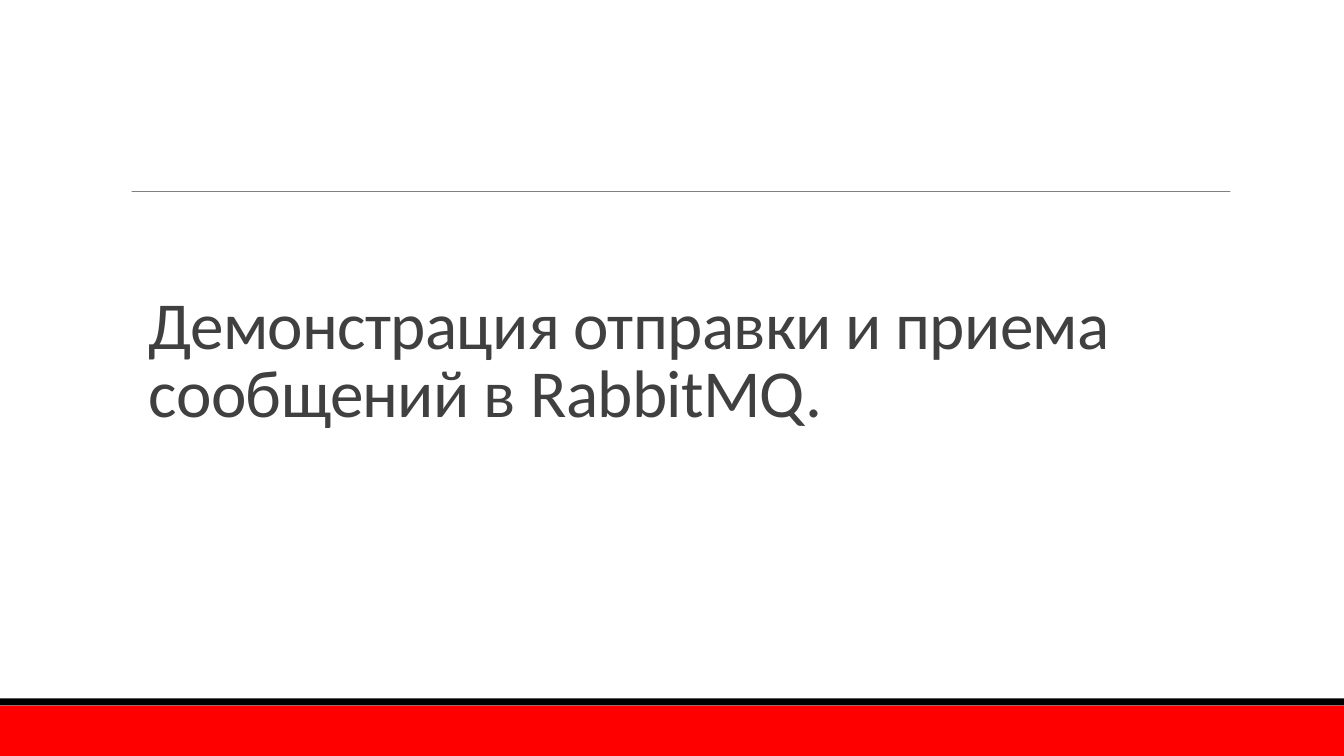
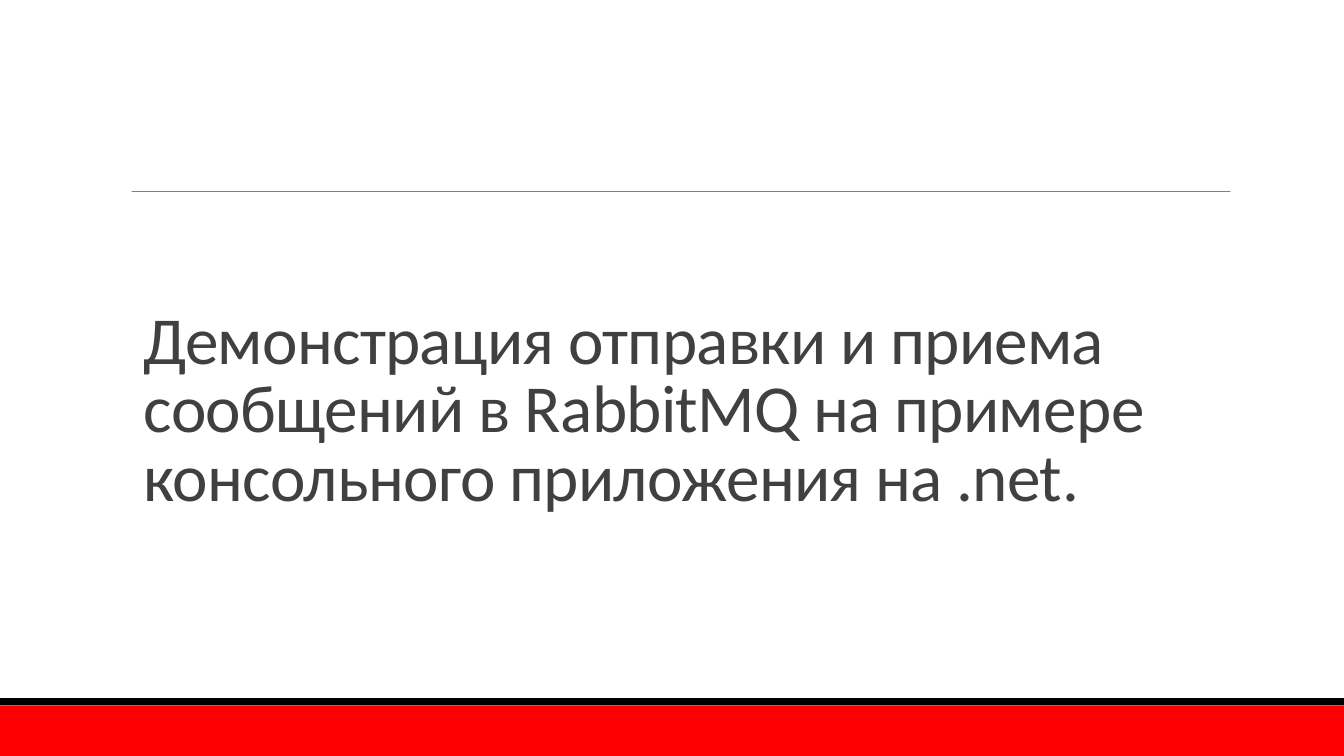
Before and after one commit to TurCons/DisconfRabbitMq, a slide deck: slide 16 of presentation/RabbitMQ.pptx (slide 17 before the commit). Drawn at 1344x756 pixels with LibreOffice and Linux fonts; fonts in the diff are those of the drawing; background and template pictures are left out. Boxes give left, top, right and bottom in pixels: in the first picture for what was removed or moved away, otherwise in the second. Text is boxed around its words. In the diff, an @@ line names an element or a change of style, - is before the commit and + after.

```diff
--- a/presentation/RabbitMQ.pptx
+++ b/presentation/RabbitMQ.pptx
@@ title at (143, 321, 1145, 512): text changed @@
-Демонстрация отправки и приема сообщений в RabbitMQ.
+Демонстрация отправки и приема сообщений в RabbitMQ на примере консольного приложения на .net.
```
Also in this commit, not shown: 3 other slides changed, 1 slide added, 1 slide removed, 2 other files.
